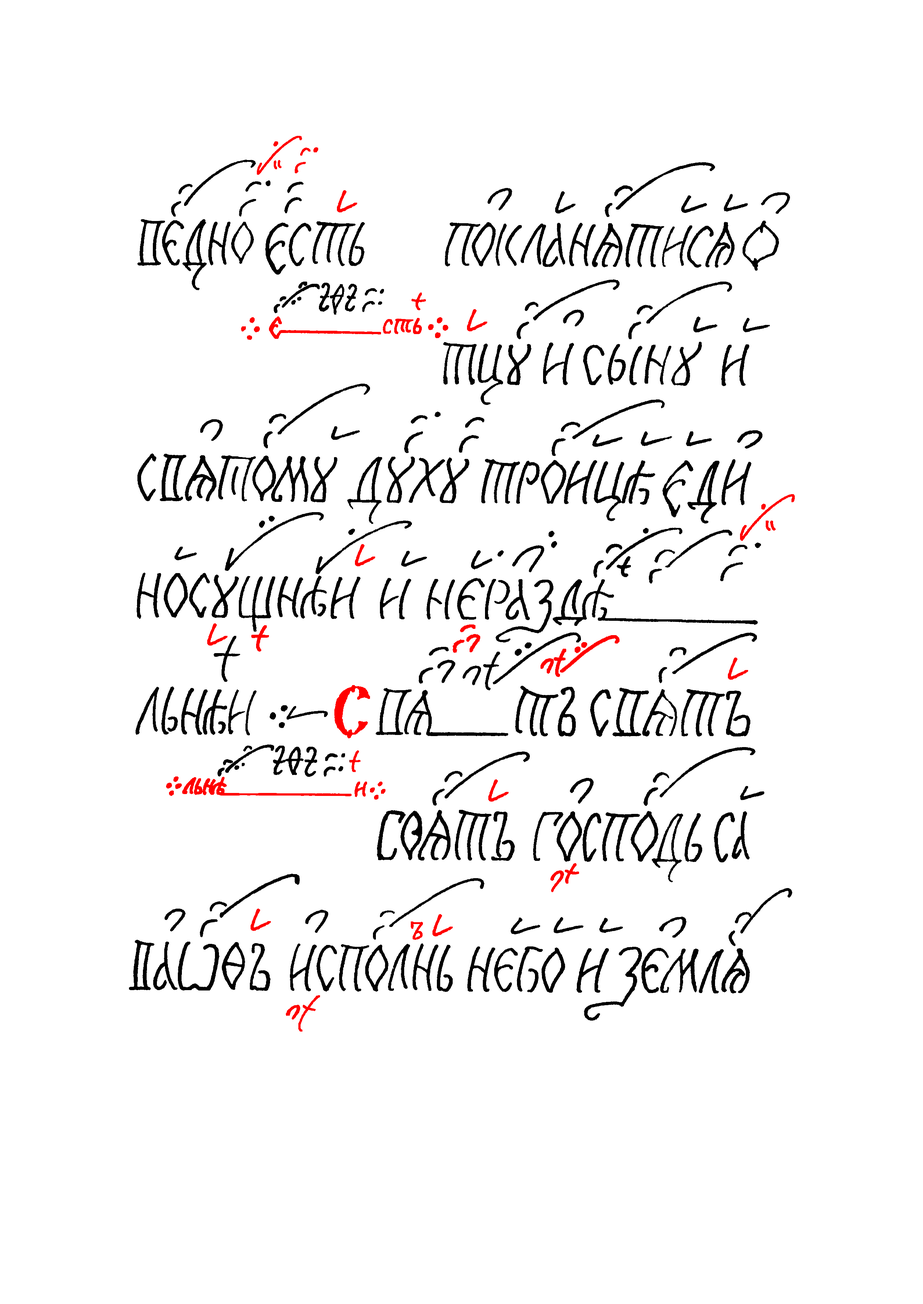
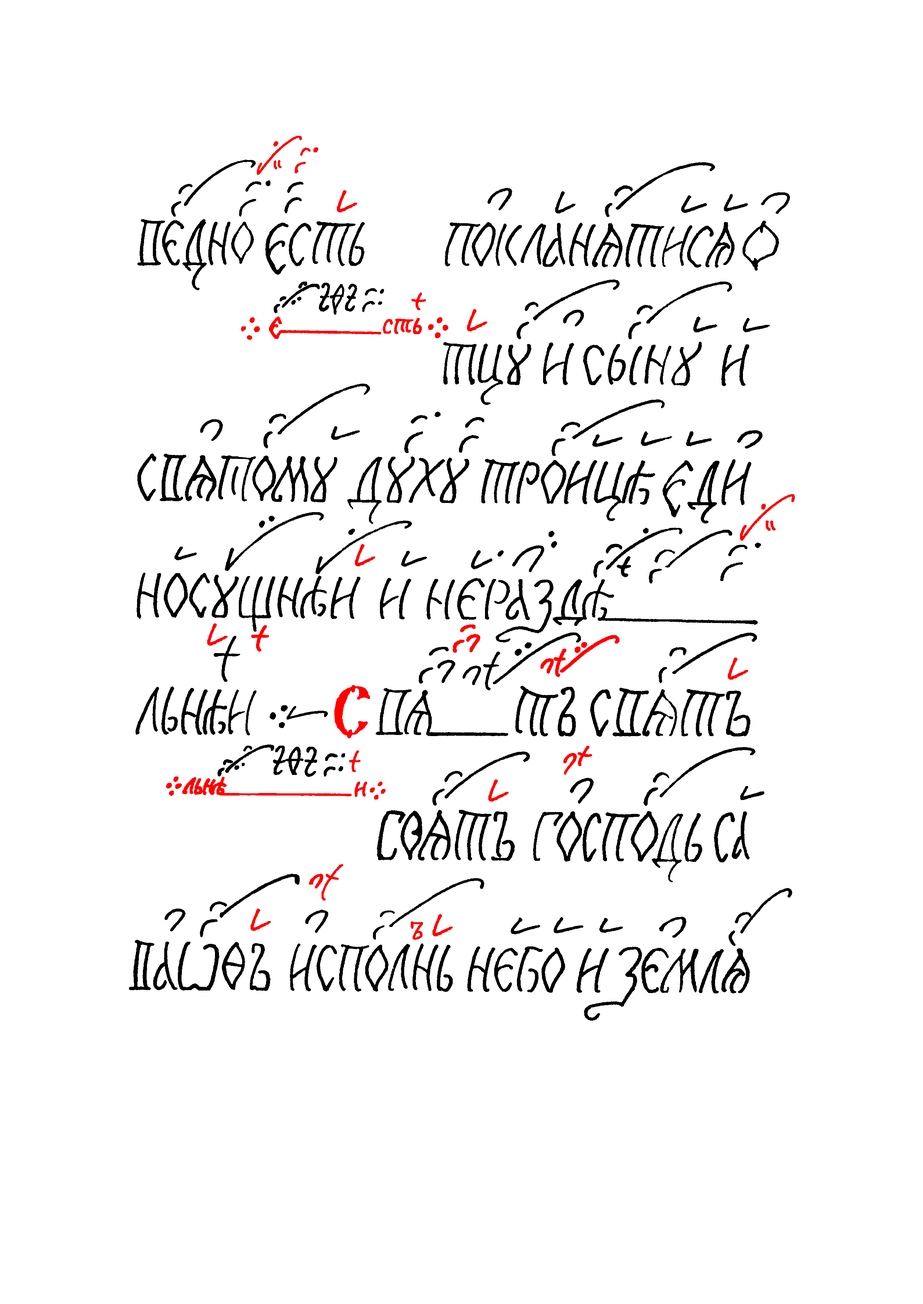
Comparing the layer stacks of the two 923 × 1304 images. Changes:
painted on "Червила" over [285,745,592,1032]
